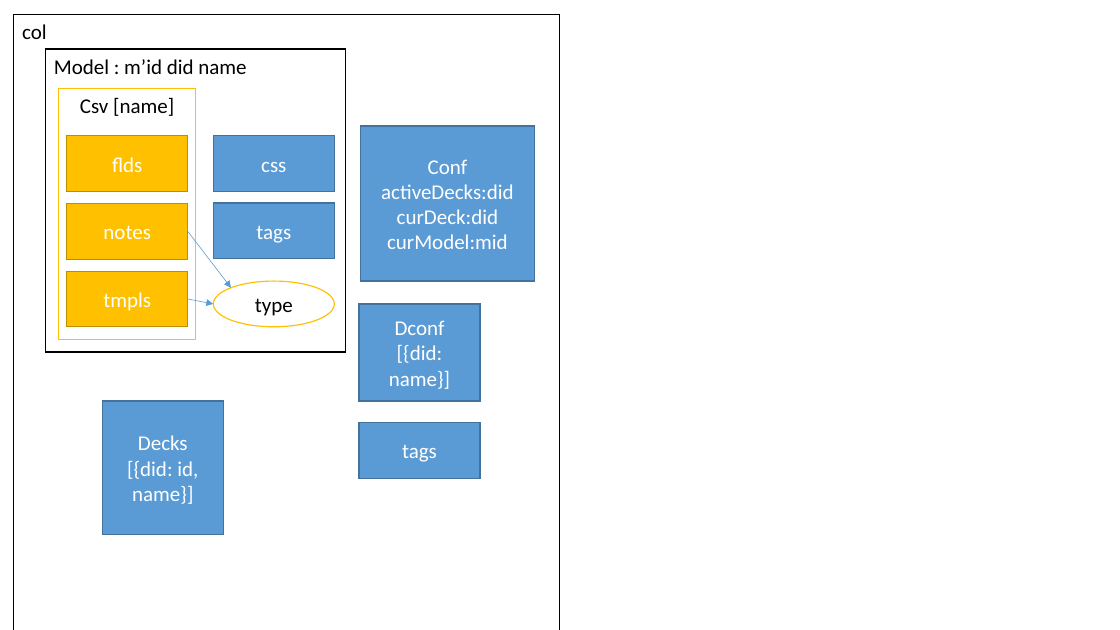
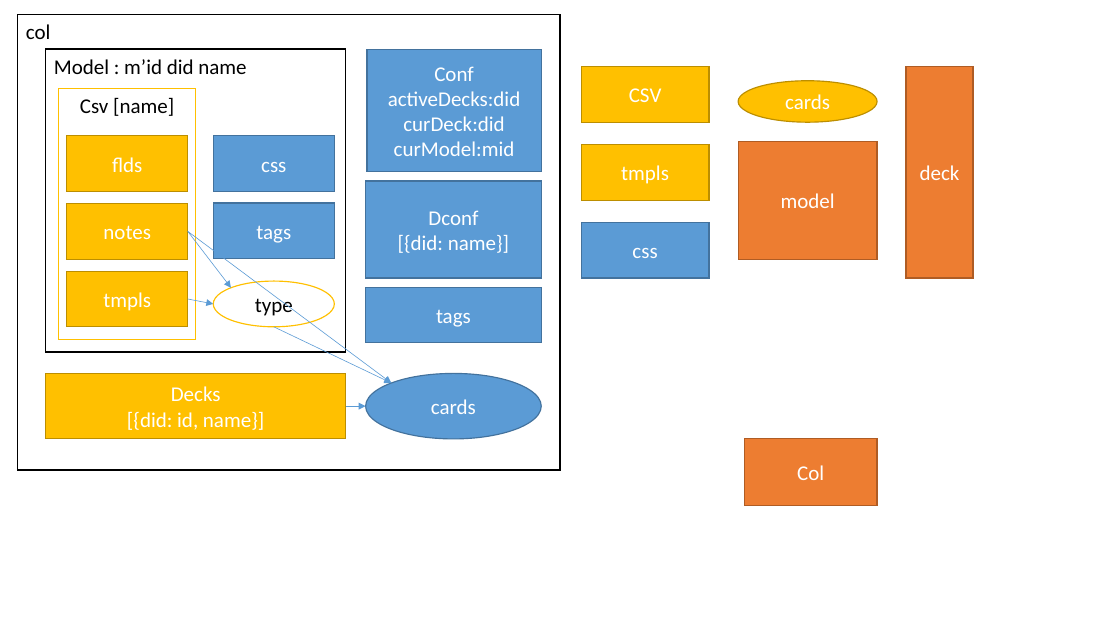
Before and after one commit to albertix/csv2anki, a slide deck: slide 1 of csv2anki/design.pptx. Drawn at 1120x630 pixels with LibreOffice and Linux fonts; fonts in the diff are those of the drawing. Boxes give left, top, right and bottom in pixels: in the first picture for what was removed or moved away, otherwise in the second. Text is boxed around its words. In the diff, an @@ line names an element or a change of style, - is before the commit and + after.

Commit message:
ppt

```diff
--- a/csv2anki/design.pptx
+++ b/csv2anki/design.pptx
@@ rectangle "col" resized from (x1=14, y1=15, x2=560, y2=630) to (x1=18, y1=15, x2=560, y2=471) @@
@@ rectangle "Conf" resized from (x1=360, y1=126, x2=534, y2=281) to (x1=367, y1=50, x2=541, y2=171) @@
@@ rectangle added at (x1=581, y1=66, x2=709, y2=122), fill #FFC000, outline #BD8E00 1 pt, 18 pt, text #FFFFFF @@
+CSV
@@ ellipse added at (x1=739, y1=81, x2=877, y2=122), fill #FFC000, outline #BD8E00 1 pt, 18 pt, text #FFFFFF @@
+cards
@@ rectangle added at (x1=907, y1=66, x2=974, y2=278), fill #ED7D31, outline #AF5C24 1 pt, 18 pt, text #FFFFFF @@
+deck
@@ rectangle added at (x1=581, y1=145, x2=709, y2=200), fill #FFC000, outline #BD8E00 1 pt, 18 pt, text #FFFFFF @@
+tmpls
@@ rectangle added at (x1=739, y1=142, x2=877, y2=260), fill #ED7D31, outline #AF5C24 1 pt, 18 pt, text #FFFFFF @@
+model
@@ rectangle "Dconf" resized from (x1=359, y1=304, x2=480, y2=402) to (x1=365, y1=181, x2=541, y2=278) @@
@@ arrow added from (188, 231) to (392, 383), #5B9BD5 0.5 pt @@
@@ rectangle added at (x1=581, y1=223, x2=709, y2=278), fill #5B9BD5, outline #43739E 1 pt, 18 pt, text #FFFFFF @@
+css
@@ rectangle "tags" resized from (x1=359, y1=423, x2=480, y2=478) to (x1=365, y1=287, x2=541, y2=343) @@
@@ arrow added from (274, 327) to (392, 383), #5B9BD5 0.5 pt @@
@@ rectangle "Decks" resized from (x1=103, y1=401, x2=223, y2=534) to (x1=45, y1=374, x2=346, y2=439) @@
@@ rectangle "Decks" at (x1=45, y1=374, x2=346, y2=439): fill #5B9BD5 to #FFC000; outline #43739E 1 pt to #BD8E00 1 pt @@
@@ ellipse added at (x1=365, y1=374, x2=541, y2=439), fill #5B9BD5, outline #43739E 1 pt, 18 pt, text #FFFFFF @@
+cards
@@ arrow added from (346, 407) to (365, 407), #5B9BD5 0.5 pt @@
@@ rectangle added at (x1=744, y1=439, x2=877, y2=507), fill #ED7D31, outline #AF5C24 1 pt, 18 pt, text #FFFFFF @@
+Col
```
